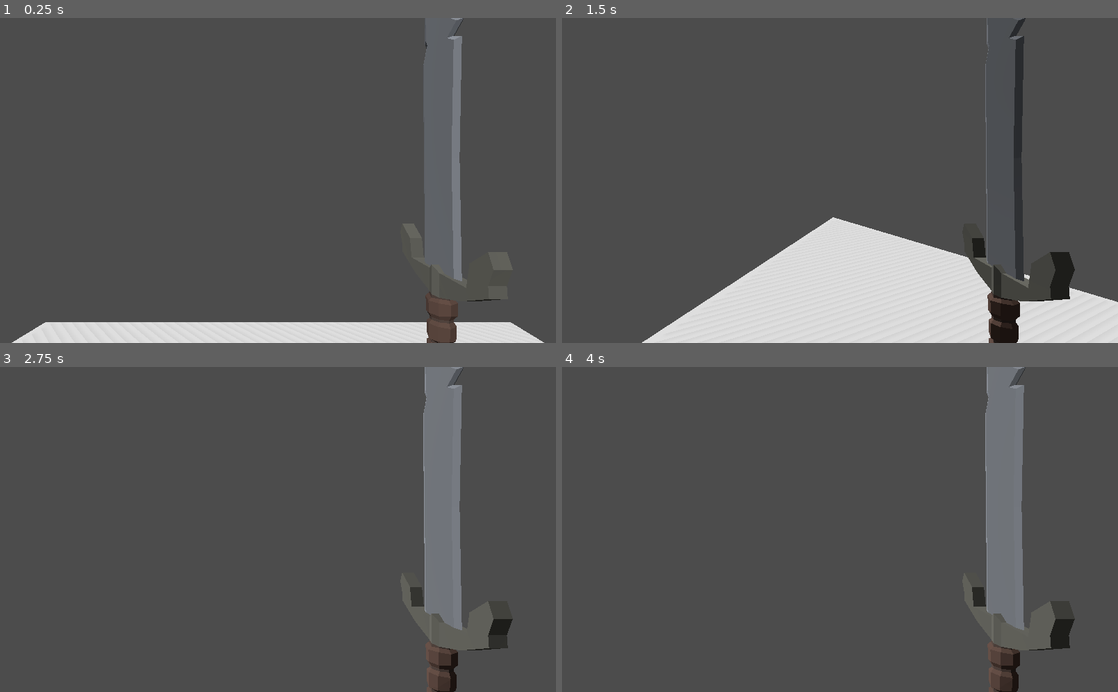
Above: before the commit, frames 1-4 (two rows, left to right).
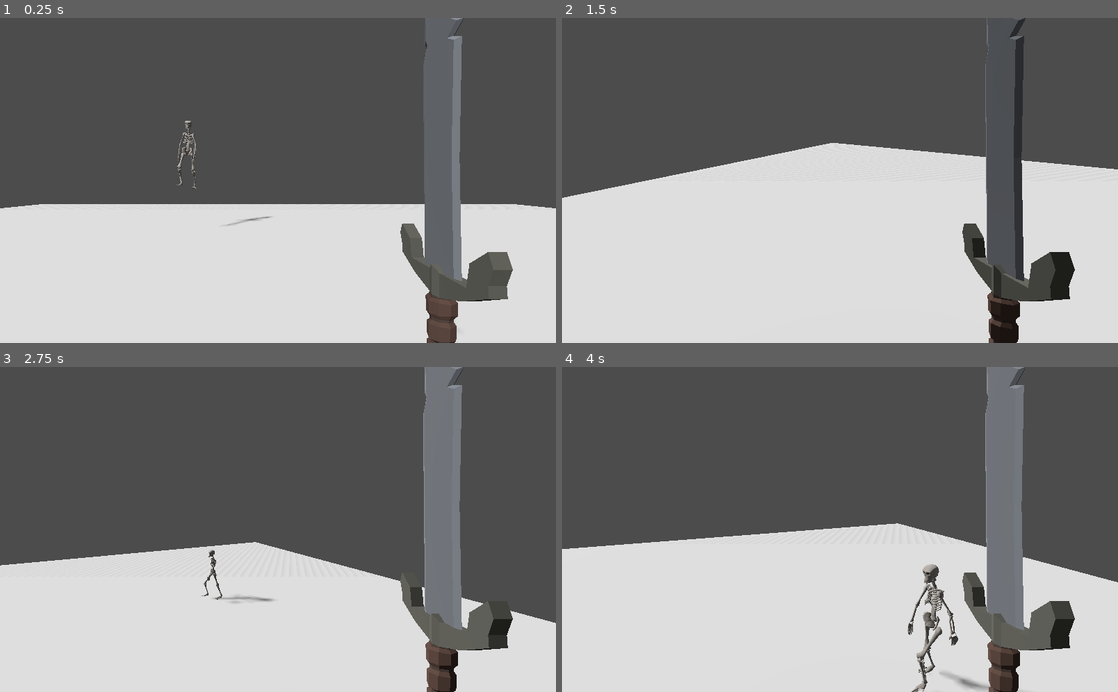
Above: after the commit, the same moments.

Repository: PucklaJ/GPPCC13-Godot-
Game: Godot game, scene res://scenes/levels/Level 1.tscn
Two runs of this game, one before a commit and one after it. Both use one fixed random seed, a clock stepped at 60 frames per second and the inputs below.
Inputs (mouse positions are in pixels of both pictures, inside the frame that each line leads up to):
- Up to frame 1 (0.25 s): no input
- Up to frame 2 (1.5 s): move the mouse to (962, 164) at 0.52 s; hold D (move_right) 0.53-1.28 s; tap Space (jump) at 0.6, 0.77, 1.07 s; move the mouse to (728, 196) at 1.27 s; hold S (move_backward) from 1.28 s (still down); tap L (toggle_mouse_lock) at 1.35 s
- Up to frame 3 (2.75 s): tap Space (jump) at 1.52, 1.55, 1.82, 2.1 s; move the mouse to (289, 523) at 2.02 s; release S (move_backward) at 2.03 s; hold W (move_forward) from 2.03 s (still down)
- Up to frame 4 (4 s): move the mouse to (834, 536) at 2.77 s; tap L (toggle_mouse_lock) at 2.85 s; tap Space (jump) at 3.02, 3.05, 3.32, 3.6, 3.77 s; move the mouse to (1006, 578) at 3.52 s; release W (move_forward) at 3.53 s; hold A (move_left) from 3.53 s (still down)

The runs differ from the first frame. In frame 1, 33% of the frame differs, in the area x 0-100%, y 31-100%; in frame 2, 32%; in frame 3, 34%; in frame 4, 41%, in the area x 0-100%, y 48-100%.

Commit message:
Added GroundSensor to Player to disable airjump

Diff:
--- a/models/boneman.tscn
+++ b/models/boneman.tscn
@@ -3,6 +3,6 @@
 [ext_resource path="res://models/boneman.dae" type="PackedScene" id=1]
 [ext_resource path="res://scripts/boneman.gd" type="Script" id=2]
 
-[node name="boneman" instance=ExtResource( 1 )]
-transform = Transform( 0.3, 0, 0, 0, 0.3, 0, 0, 0, 0.3, 0, 0, 0 )
+[node name="boneman" index="0" instance=ExtResource( 1 )]
+transform = Transform( 0.23, 0, 0, 0, 0.23, 0, 0, 0, 0.23, 0, 0, 0 )
 script = ExtResource( 2 )
--- a/scenes/levels/Level 1.tscn
+++ b/scenes/levels/Level 1.tscn
@@ -1,7 +1,7 @@
 [gd_scene load_steps=5 format=2]
 
-[ext_resource path="res://scenes/objects/Skeleton.tscn" type="PackedScene" id=1]
-[ext_resource path="res://scenes/objects/Player.tscn" type="PackedScene" id=2]
+[ext_resource path="res://scenes/objects/Player.tscn" type="PackedScene" id=1]
+[ext_resource path="res://scenes/objects/Skeleton.tscn" type="PackedScene" id=2]
 
 [sub_resource type="PlaneMesh" id=1]
 size = Vector2( 50, 50 )
@@ -20,11 +20,10 @@
 [node name="CollisionShape" type="CollisionShape" parent="Ground/StaticBody"]
 shape = SubResource( 2 )
 
-[node name="Skeleton" parent="." instance=ExtResource( 1 )]
+[node name="Skeleton" parent="." instance=ExtResource( 2 )]
 transform = Transform( 1, 0, 0, 0, 1, 0, 0, 0, 1, -4.33258, 2.43748, -11.1728 )
 
-[node name="Player" parent="." instance=ExtResource( 2 )]
-transform = Transform( 1, 0, 0, 0, 1, 0, 0, 0, 1, 0, 13.0388, 0 )
+[node name="Player" parent="." instance=ExtResource( 1 )]
 
 [node name="DirectionalLight" type="DirectionalLight" parent="."]
 transform = Transform( 0.807904, 0.384082, -0.446959, 0, 0.758439, 0.651744, 0.589314, -0.526546, 0.612746, 0, 16.0505, 14.9194 )
--- a/scenes/objects/Player.tscn
+++ b/scenes/objects/Player.tscn
@@ -1,21 +1,39 @@
-[gd_scene load_steps=6 format=2]
+[gd_scene load_steps=7 format=2]
 
 [ext_resource path="res://scripts/Player.gd" type="Script" id=1]
 [ext_resource path="res://models/weapons/Sword.obj" type="ArrayMesh" id=2]
 [ext_resource path="res://scripts/Weapon.gd" type="Script" id=3]
 
-[sub_resource type="PhysicsMaterial" id=2]
+[sub_resource type="PhysicsMaterial" id=1]
 
-[sub_resource type="CapsuleShape" id=1]
+[sub_resource type="CapsuleShape" id=2]
+
+[sub_resource type="GDScript" id=3]
+script/source = "extends RayCast
+
+var player
+
+func _ready():
+	player = get_parent()
+	pass
+
+func _process(delta):
+	player.is_grounded = is_colliding()
+	pass"
 
 [node name="Player" type="RigidBody"]
 mode = 2
-physics_material_override = SubResource( 2 )
+physics_material_override = SubResource( 1 )
 script = ExtResource( 1 )
 
-[node name="CollisionShape" type="CollisionShape" parent="."]
+[node name="Capsule" type="CollisionShape" parent="."]
 transform = Transform( 1, 0, 0, 0, -4.37114e-08, -1, 0, 1, -4.37114e-08, 0, 1.51287, 0 )
-shape = SubResource( 1 )
+shape = SubResource( 2 )
+
+[node name="GroundSensor" type="RayCast" parent="."]
+transform = Transform( 1, 0, 0, 0, 1, 0, 0, 0, 1, 0, 0.75, 0 )
+enabled = true
+script = SubResource( 3 )
 
 [node name="Camera" type="Camera" parent="."]
 transform = Transform( 1, 0, 0, 0, 1, 0, 0, 0, 1, 0, 2.52855, 0 )
--- a/scenes/objects/Skeleton.tscn
+++ b/scenes/objects/Skeleton.tscn
@@ -2,19 +2,19 @@
 
 [ext_resource path="res://models/boneman.tscn" type="PackedScene" id=1]
 
-[sub_resource type="PhysicsMaterial" id=2]
+[sub_resource type="PhysicsMaterial" id=1]
 friction = 0.1
 bounce = 0.1
 
-[sub_resource type="CapsuleShape" id=1]
+[sub_resource type="CapsuleShape" id=2]
 
 [node name="Skeleton" type="RigidBody"]
 mode = 2
 mass = 100.0
-physics_material_override = SubResource( 2 )
+physics_material_override = SubResource( 1 )
 
 [node name="boneman" parent="." instance=ExtResource( 1 )]
 
 [node name="CollisionShape" type="CollisionShape" parent="."]
-transform = Transform( 0.838562, 0, 0, 0, -4.75496e-08, -1.63171, 0, 1, -6.55671e-08, 0, 2.47823, 0 )
-shape = SubResource( 1 )
+transform = Transform( 1, 0, 0, 0, -4.96387e-08, -1.1356, 0, 0.817206, -3.57212e-08, 0, 1.71441, 0 )
+shape = SubResource( 2 )
--- a/scripts/Player.gd
+++ b/scripts/Player.gd
@@ -8,6 +8,7 @@
 export var DAMPING = 1.1
 
 var camera
+var is_grounded
 
 var mouse_motion_x
 var mouse_motion_y
@@ -16,6 +17,9 @@
 func _ready():
     camera = get_node("Camera")
     mouse_motion_processed = true
+    contact_monitor = true
+    contacts_reported = 2
+    connect("body_shape_entered",self,"_body_shape_entered")
     pass
 
 func _physics_process(delta):
@@ -67,7 +71,7 @@
         linear_velocity.z = vel.z
 
 
-    if Input.is_action_just_pressed("jump"):
+    if is_grounded && Input.is_action_just_pressed("jump"):
         apply_central_impulse(Vector3(0,JUMP_POWER,0))
 
     pass
@@ -101,3 +105,8 @@
 func get_up():
     return Vector3(0,1,0)
     pass
+
+
+func _body_shape_entered(body_id,body,body_shape,local_shape):
+    print(local_shape)
+    pass
